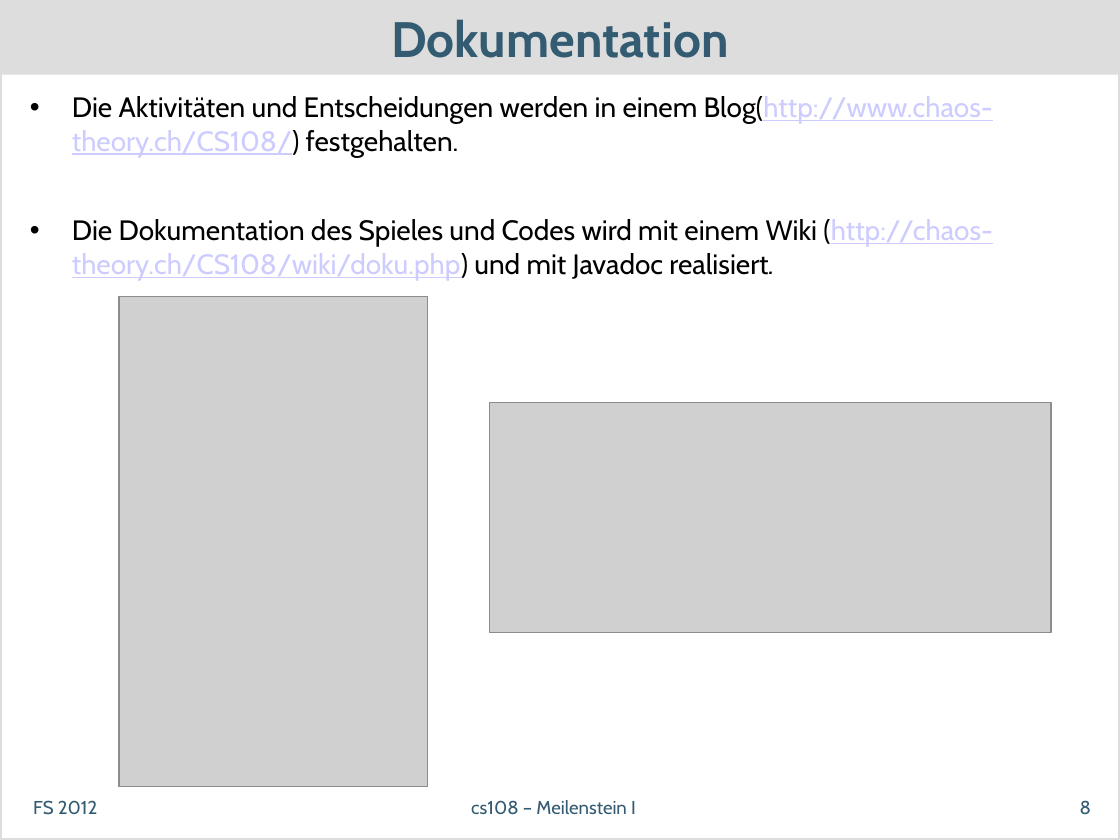
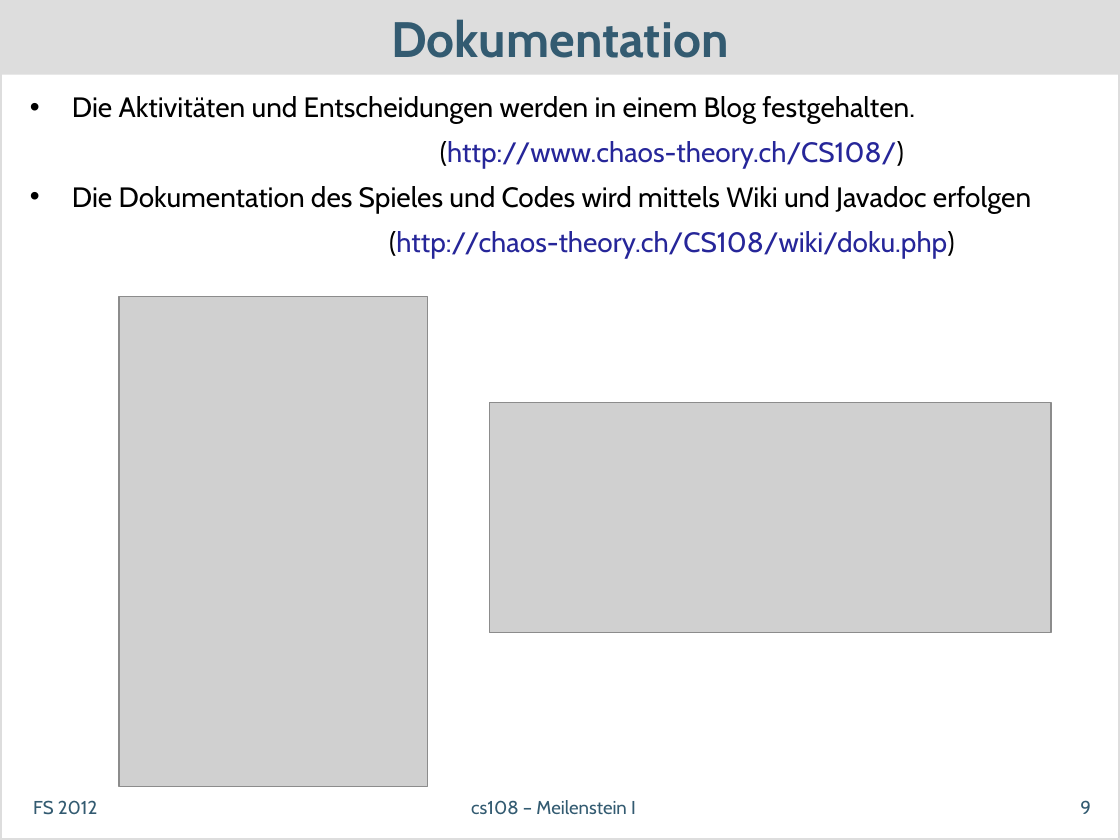
Before and after one commit to dihydrogenmonoxide/CS108, a slide deck: slide 9 of presentations/meilenstein1_v1.pptx (slide 8 before the commit). Drawn at 1120x840 pixels with LibreOffice and Linux fonts; fonts in the diff are those of the drawing; grey boxes stand for pictures. Boxes give left, top, right and bottom in pixels: in the first picture for what was removed or moved away, otherwise in the second. Text is boxed around its words. In the diff, an @@ line names an element or a change of style, - is before the commit and + after.

```diff
--- a/presentations/meilenstein1_v1.pptx
+++ b/presentations/meilenstein1_v1.pptx
@@ text at (72,96,1031,258): text changed @@
-• Die Aktivitäten und Entscheidungen werden in einem Blog(http://www.chaos-theory.ch/CS108/) festgehalten.
-• Die Dokumentation des Spieles und Codes wird mit einem Wiki (http://chaos-theory.ch/CS108/wiki/doku.php) und mit Javadoc realisiert.
+• Die Aktivitäten und Entscheidungen werden in einem Blog festgehalten.
+(http://www.chaos-theory.ch/CS108/)
+• Die Dokumentation des Spieles und Codes wird mittels Wiki und Javadoc erfolgen
+(http://chaos-theory.ch/CS108/wiki/doku.php)
@@ page number at (1080,800,1091,814): text changed @@
-8
+9
```
Also in this commit, not shown: 6 other slides changed, 1 slide added.
